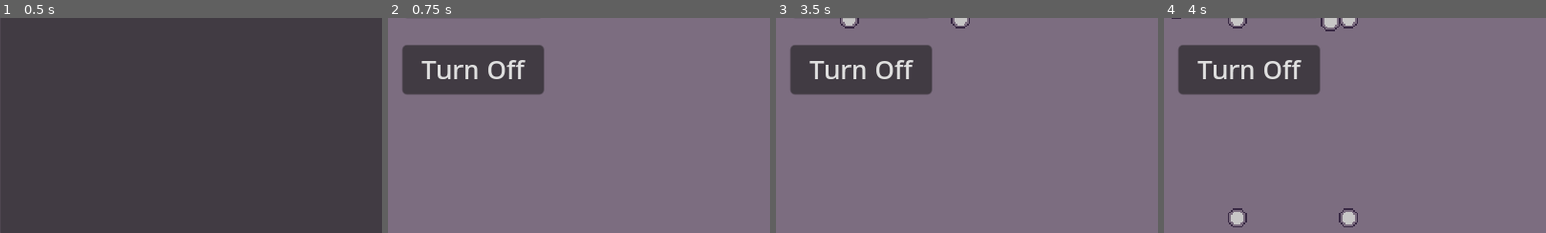
Above: before the commit, frames 1-4 (left to right).
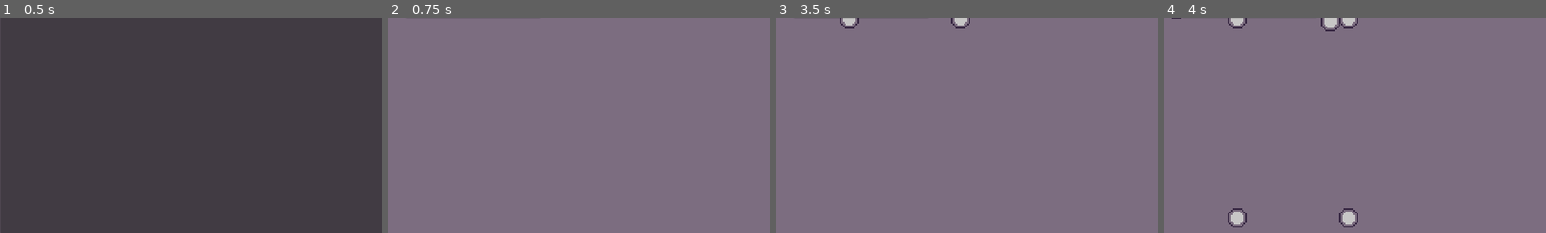
Above: after the commit, the same moments.

Repository: SantiagoBoscan07/Project-Cypher
Game: Godot game, scene res://Scenes/Menu/menu.tscn
Two runs of this game, one before a commit and one after it. Both use one fixed random seed, a clock stepped at 60 frames per second and the inputs below.
Inputs (mouse positions are % of the whole screen's width and height, from its top left):
- Up to frame 1 (0.5 s): no input
- Up to frame 2 (0.75 s): click "Play Game" at 0.5 s
- Up to frame 3 (3.5 s): click (11, 62) at 1.25 s, where only the run before the commit has a clickable "Turn Off"; click "Barrier" at 2 s; click "Clone" at 2.75 s
- Up to frame 4 (4 s): click "Projectiles" at 3.5 s
The pictures show only the part of the screen within x 0-50%, y 50-100%; the shares and areas given below are measured in that part.

Frame 1 is identical in both runs. In frame 2, 8.5% of the frame differs, in the area x 3-41%, y 12-36%; in frame 3, 8.5%; in frame 4, 8.5%.

Commit message:
Collision

Diff:
--- a/project-cypher/Scenes/Player/player.tscn
+++ b/project-cypher/Scenes/Player/player.tscn
@@ -216,6 +216,10 @@
 	start_storm(theta)
 "
 
+[sub_resource type="CapsuleShape2D" id="CapsuleShape2D_ilu0a"]
+radius = 7.0
+height = 20.0
+
 [node name="Player" type="CharacterBody2D"]
 script = ExtResource("1_205wi")
 playerSpeed = 75
@@ -398,7 +402,7 @@
 one_shot = true
 
 [node name="CloneTimer" type="Timer" parent="Timer"]
-wait_time = 3.0
+wait_time = 10.0
 
 [node name="Debug" type="Control" parent="."]
 visible = false
@@ -418,6 +422,10 @@
 script = ExtResource("5_jd4lw")
 stateMachine = NodePath("../../Components/FiniteStateMachine")
 
+[node name="CollisionShape2D" type="CollisionShape2D" parent="."]
+position = Vector2(14, 12)
+shape = SubResource("CapsuleShape2D_ilu0a")
+
 [connection signal="timeout" from="Timer/ShootingTimer" to="Components/Moveset/Shoot" method="_on_shooting_timer_timeout"]
 [connection signal="timeout" from="Timer/DashCooldown" to="Components/Moveset/Dash" method="_on_dash_cooldown_timeout"]
 [connection signal="timeout" from="Timer/DashDuration" to="Components/Moveset/Dash" method="_on_dash_duration_timeout"]
--- a/project-cypher/Scenes/Player/playerClone.tscn
+++ b/project-cypher/Scenes/Player/playerClone.tscn
@@ -165,6 +165,10 @@
 anim_speed_min = 1.0
 anim_speed_max = 1.0
 
+[sub_resource type="CapsuleShape2D" id="CapsuleShape2D_fa4et"]
+radius = 7.0
+height = 20.0
+
 [node name="PlayerClone" type="CharacterBody2D"]
 script = ExtResource("1_onbc1")
 playerSpeed = 75
@@ -178,7 +182,6 @@
 texture = ExtResource("2_gtp27")
 hframes = 4
 vframes = 8
-frame = 8
 
 [node name="Shadow" type="Sprite2D" parent="Body/Sprites"]
 z_index = -2
@@ -296,6 +299,10 @@
 script = ExtResource("18_ynkad")
 stateMachine = NodePath("../../Components/FiniteStateMachine")
 
+[node name="CollisionShape2D" type="CollisionShape2D" parent="."]
+position = Vector2(14, 12)
+shape = SubResource("CapsuleShape2D_fa4et")
+
 [connection signal="timeout" from="Timer/ShootingTimer" to="Components/Moveset/Shoot" method="_on_shooting_timer_timeout"]
 [connection signal="timeout" from="Timer/DashCooldown" to="Components/Moveset/Dash" method="_on_dash_cooldown_timeout"]
 [connection signal="timeout" from="Timer/DashDuration" to="Components/Moveset/Dash" method="_on_dash_duration_timeout"]
--- a/project-cypher/Scenes/Test/test.tscn
+++ b/project-cypher/Scenes/Test/test.tscn
@@ -43,16 +43,6 @@
 focus_mode = 0
 text = "Projectiles"
 
-[node name="TurnOff" type="Button" parent="Power-Ups Test"]
-layout_mode = 0
-offset_left = 8.0
-offset_top = 152.0
-offset_right = 97.0
-offset_bottom = 183.0
-focus_mode = 0
-text = "Turn Off"
-
 [connection signal="pressed" from="Power-Ups Test/Barrier" to="Power-Ups Test" method="_on_barrier_pressed"]
 [connection signal="pressed" from="Power-Ups Test/Clone" to="Power-Ups Test" method="_on_clone_pressed"]
 [connection signal="pressed" from="Power-Ups Test/Projectiles" to="Power-Ups Test" method="_on_projectiles_pressed"]
-[connection signal="pressed" from="Power-Ups Test/TurnOff" to="Power-Ups Test" method="_on_turn_off_pressed"]
--- a/project-cypher/Scripts/Debug/PowerUpTest.gd
+++ b/project-cypher/Scripts/Debug/PowerUpTest.gd
@@ -11,7 +11,3 @@
 # If the button is pressed, the projectiles will show up
 func _on_projectiles_pressed() -> void:
 	Signals.emit_signal("startStorm")
-
-# Turn Off Any Power-Up
-func _on_turn_off_pressed() -> void:
-	Signals.emit_signal("turnOff")
--- a/project-cypher/Scripts/Player/player.gd
+++ b/project-cypher/Scripts/Player/player.gd
@@ -4,12 +4,3 @@
 @export var playerSpeed: int = 50
 var lastDirectionFacing: Vector2
 var isMoving: bool = false
-
-
-# Testing Signal, connecting with a custom signal
-func _ready():
-	Signals.connect("turnOff", test)
-
-# Once the signal is received from emitter, this text is going to be printed in the console
-func test():
-	print("Signal Received")
Not shown: 1 places in project-cypher/Scenes/Player/player.tscn that only renumber resources
Not shown: 1 places in project-cypher/Scenes/Player/playerClone.tscn that only renumber resources
